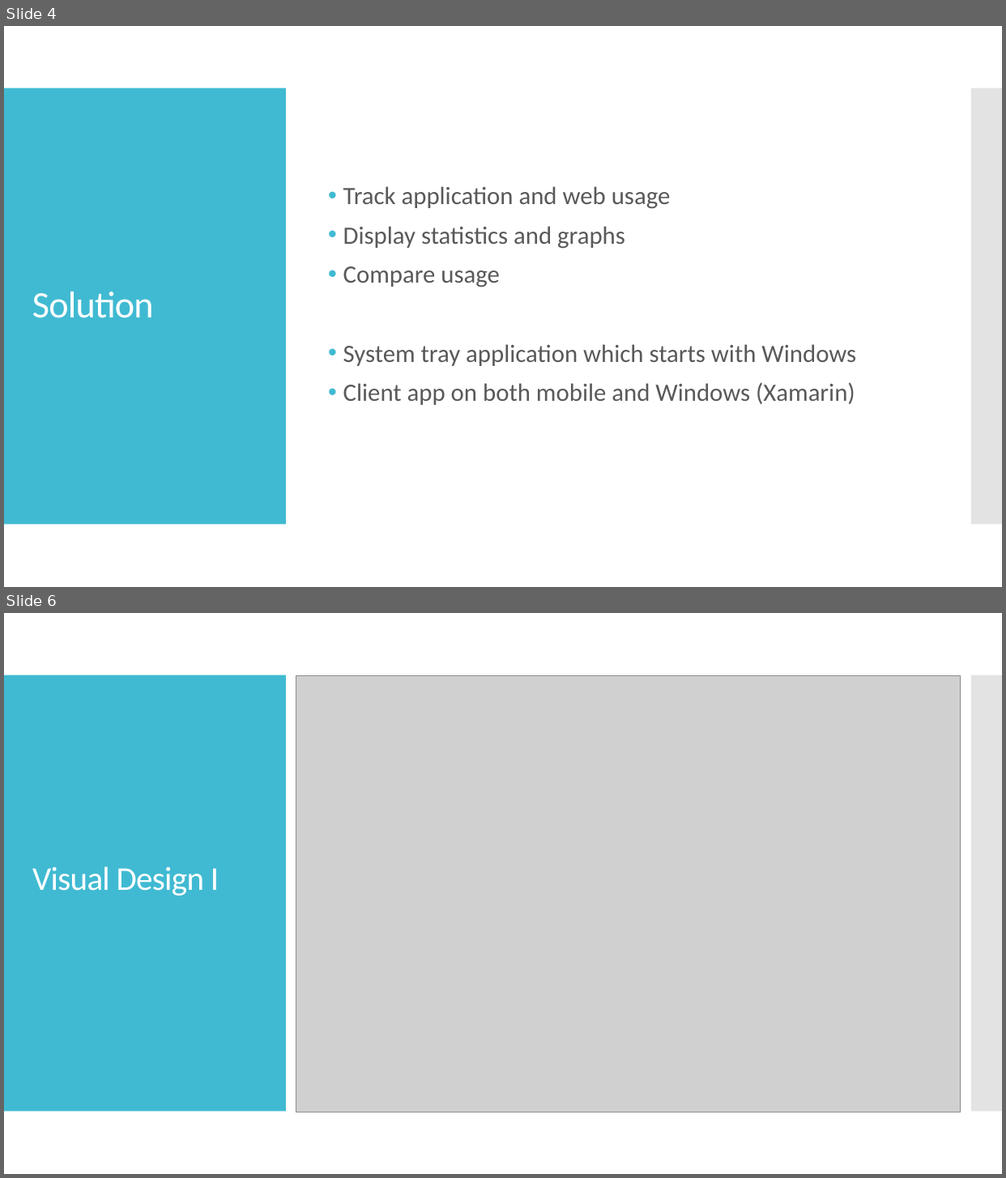
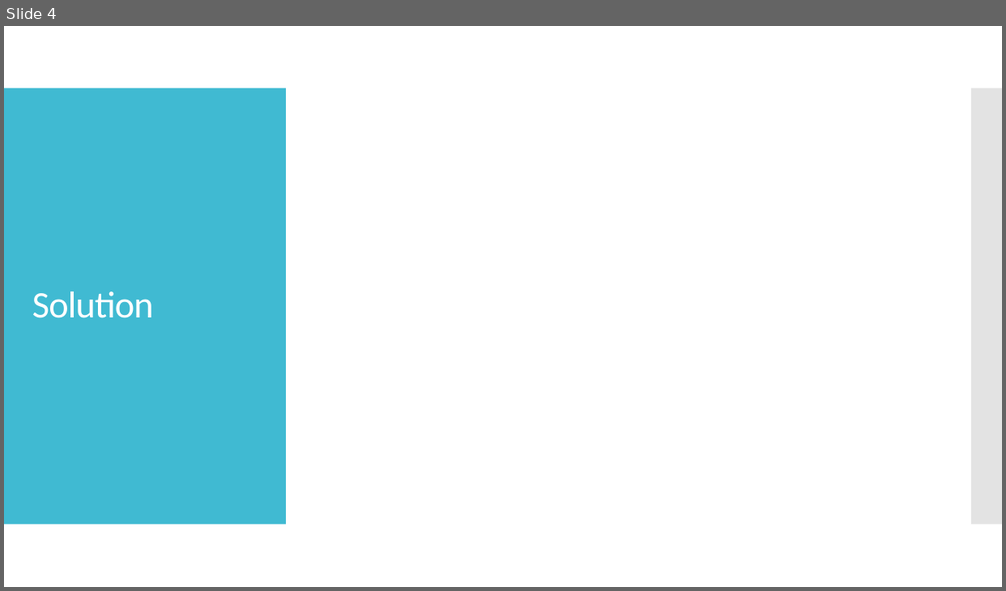
Before and after one commit to SaviMohan/Timekeeper, a slide deck: Planning/Timekeeper.pptx. Shown one above the other, each under a label of ours: slides 4 and 6 before the commit, slide 4 after it; the slides between them are not shown. The pictures are 1006x1178 and 1006x591 pixels, drawn with LibreOffice and Linux fonts; fonts in the diff are those of the drawing; grey boxes stand for pictures. Boxes give left, top, right and bottom in pixels: in the first picture for what was removed or moved away, otherwise in the second. Text is boxed around its words. In the diff, an @@ line names an element or a change of style, - is before the commit and + after.

```diff
--- a/Planning/Timekeeper.pptx
+++ b/Planning/Timekeeper.pptx
@@ slide 6 removed at (4, 613, 1002, 1174), background #FFFFFF; not listed: 2 template elements that a slide beside it also shows @@
@@ picture removed at (296, 676, 960, 1112) @@
@@ title removed at (32, 867, 219, 896) @@
-Visual Design I
@@ slide 4 changed as well @@
@@ text removed at (343, 186, 856, 405) @@
-• Track application and web usage
-• Display statistics and graphs
-• Compare usage
-• System tray application which starts with Windows
-• Client app on both mobile and Windows (Xamarin)
```
Also in this commit, not shown: 2 other slides changed, 6 slides added, 5 other slides removed, 1 other file.
